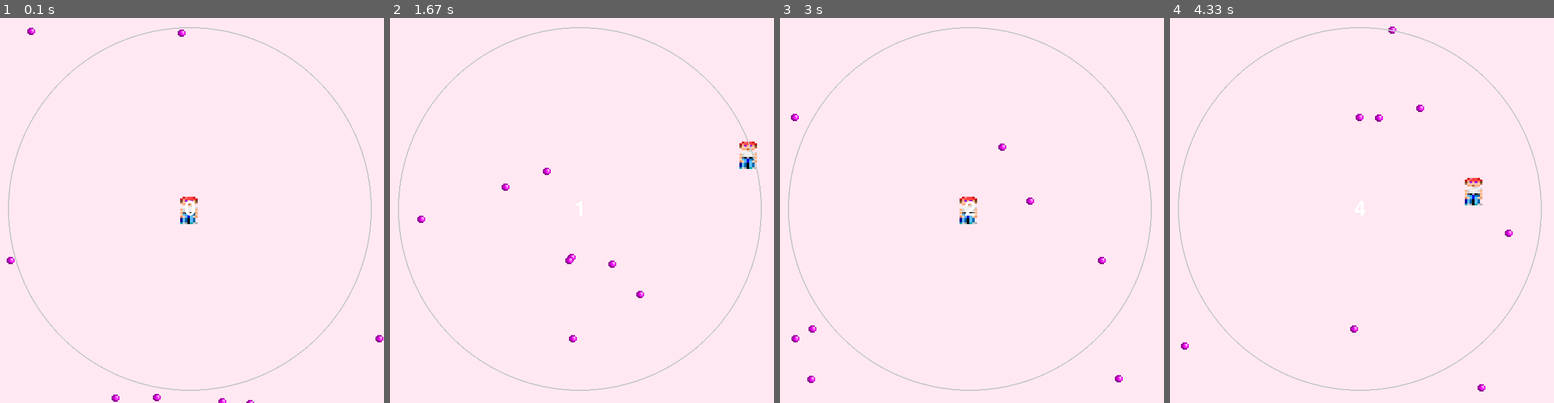
Above: before the commit, frames 1-4 (left to right).
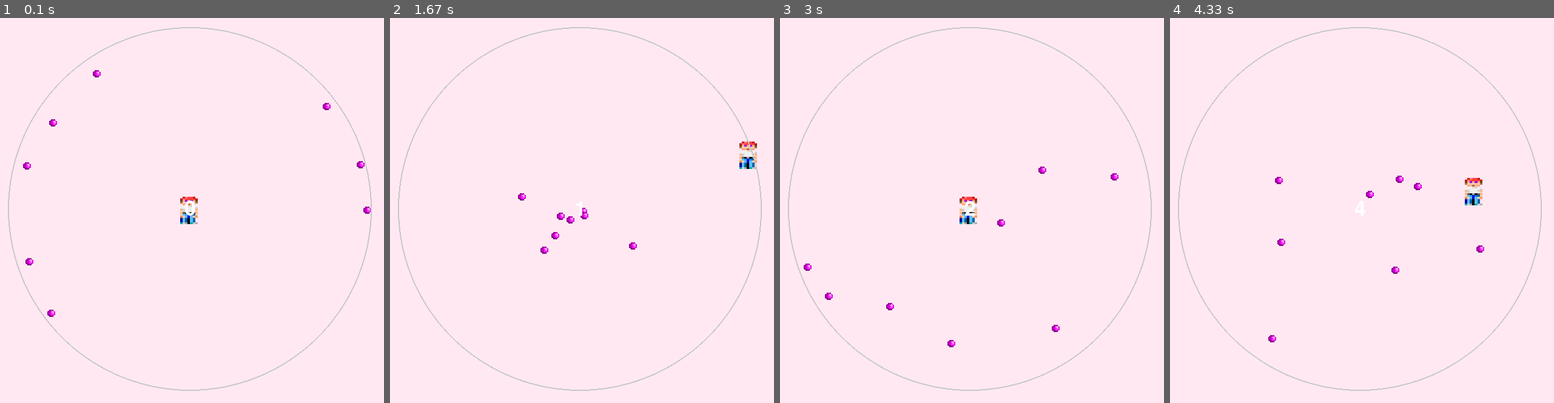
Above: after the commit, the same moments.

Repository: jeongha-daisy/raspberry-pi-pygame
Game: pygame game, started from game_v2.py
Two runs of this game, one before a commit and one after it. Both use one fixed random seed, a clock stepped at 60 frames per second and the inputs below.
Inputs:
- Up to frame 1 (0.1 s): no input
- Up to frame 2 (1.67 s): hold D 0.33-0.8 s; hold W 0.83-1.13 s; hold D 1.17-1.63 s
- Up to frame 3 (3 s): hold A 1.67-2.2 s; hold S 2.23-2.53 s; hold A 2.57-2.97 s
- Up to frame 4 (4.33 s): hold W 3-3.37 s; hold D 3.4-4.03 s; hold S from 4.07 s (still down)

The runs differ from the first frame. In frame 1, 0.5% of the frame differs, in the area x 1-100%, y 2-100%; in frame 2, 0.5%; in frame 3, 0.5%, in the area x 2-90%, y 24-95%; in frame 4, 0.5%.

Commit message:
feat: 원 안에서 화살 생성

Diff:
--- a/arrows.py
+++ b/arrows.py
@@ -1,35 +1,43 @@
 import pygame
 import random
-from settings import SCREEN_WIDTH, SCREEN_HEIGHT, ARROW_MIN_SPEED, ARROW_MAX_SPEED, LIMITED_ARROWS
+import math
+from settings import SCREEN_WIDTH, SCREEN_HEIGHT, ARROW_MIN_SPEED, ARROW_MAX_SPEED, LIMITED_ARROWS, CENTER, RADIUS
 
 class ArrowManager:
+    # 이니셜라이즈
     def __init__(self, image_path):
         self.arrows = []
         self.image = pygame.image.load(image_path).convert_alpha()
         self.image = pygame.transform.scale(self.image, (20, 20))
 
     def update(self, dt):
+        # 원 안에 있는 화살만 다시 만든다.
         self.arrows = [a for a in self.arrows if not self._is_out(a)]
 
         while len(self.arrows) < LIMITED_ARROWS:
-            direction = random.randint(0, 3)
+            # RADIUS를 반지름으로 갖는 원 테투리 위의 랜덤한 좌표 생성
+
+            # 랜덤한 각도 생성
+            angle = random.uniform(0, 2 * math.pi)
+            # 그 각도에서의 x, y 좌표 구하기
+            x = CENTER[0] + RADIUS * math.cos(angle)
+            y = CENTER[1] + RADIUS * math.sin(angle)
+            pos = pygame.Vector2(x, y)
+
+            # 센터를 중심으로 벡터 구한다.
+            direction = (pygame.Vector2(CENTER) - pos).normalize()      # 방향만 기억하면 되므로 normalize한다.
+
+            # 최대 속도와 최저 속도 내에서 랜덤한 속도
             speed = random.randint(ARROW_MIN_SPEED, ARROW_MAX_SPEED)
-            if direction == 0:  # top
-                pos = pygame.Vector2(random.randint(0, SCREEN_WIDTH), 0)
-            elif direction == 1:  # right
-                pos = pygame.Vector2(SCREEN_WIDTH, random.randint(0, SCREEN_HEIGHT))
-            elif direction == 2:  # bottom
-                pos = pygame.Vector2(random.randint(0, SCREEN_WIDTH), SCREEN_HEIGHT)
-            else:  # left
-                pos = pygame.Vector2(0, random.randint(0, SCREEN_HEIGHT))
-            self.arrows.append([pos, speed, direction])
 
+            self.arrows.append([pos, direction, speed])
+
+
+        # 상하좌우가 아닌 생성된 방향으로 이동한다.
         for arrow in self.arrows:
-            if arrow[2] == 0: arrow[0].y += arrow[1] * dt
-            elif arrow[2] == 1: arrow[0].x -= arrow[1] * dt
-            elif arrow[2] == 2: arrow[0].y -= arrow[1] * dt
-            else: arrow[0].x += arrow[1] * dt
+            arrow[0] += arrow[1] * arrow[2] * dt  # pos += direction * speed * dt
 
+    # 화면에 그리는 메서드
     def draw(self, screen):
         for arrow in self.arrows:
             screen.blit(self.image, arrow[0])
@@ -42,6 +50,7 @@
                 return True
         return False
 
+    # 화면 밖으로 나갔는지 확인하는 메서드
     def _is_out(self, arrow):
-        x, y = arrow[0].x, arrow[0].y
-        return x < 0 or x > SCREEN_WIDTH or y < 0 or y > SCREEN_HEIGHT
+        # 중심으로부터 거리가 반지름 이상인지
+        return arrow[0].distance_to(CENTER) > RADIUS
